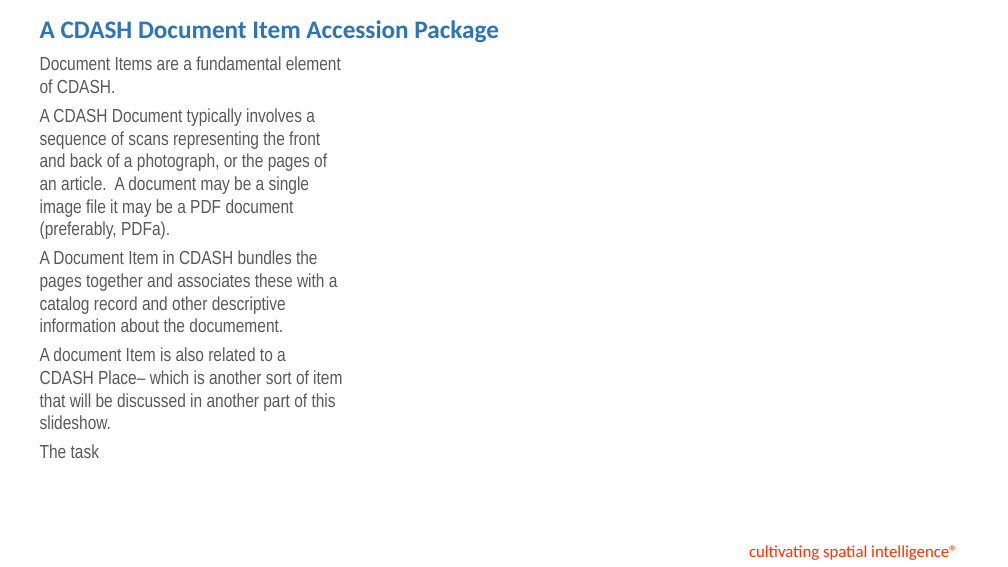
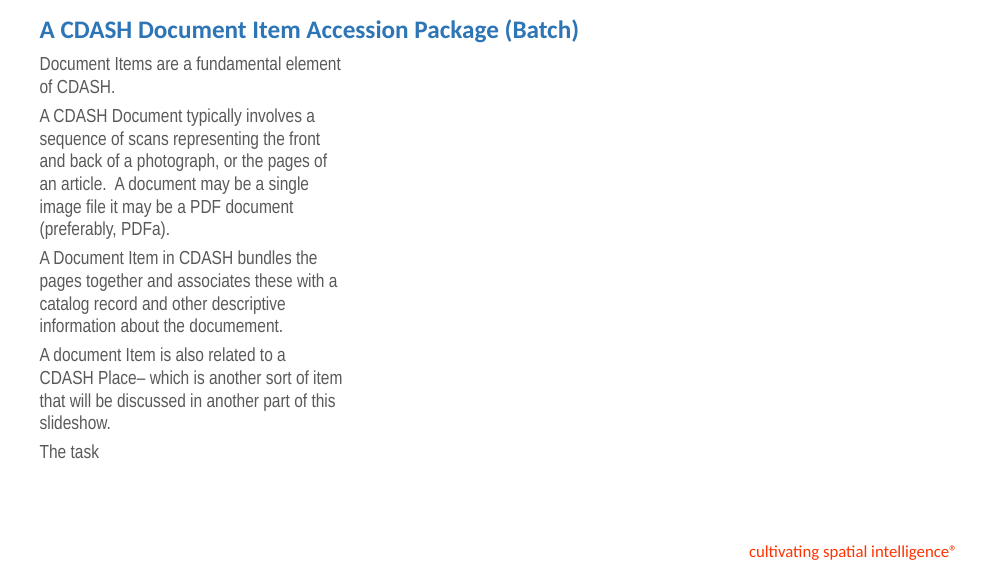
Before and after one commit to C-Dash/Documentation, a slide deck: slide 19 of slideshow/CDashSlideshow_20230109.pptx. Drawn at 1008x567 pixels with LibreOffice and Linux fonts; fonts in the diff are those of the drawing; background and template pictures are left out. Boxes give left, top, right and bottom in pixels: in the first picture for what was removed or moved away, otherwise in the second. Text is boxed around its words. In the diff, an @@ line names an element or a change of style, - is before the commit and + after.

```diff
--- a/slideshow/CDashSlideshow_20230109.pptx
+++ b/slideshow/CDashSlideshow_20230109.pptx
@@ text at [40, 19, 579, 43]: text changed @@
-A CDASH Document Item Accession Package
+A CDASH Document Item Accession Package (Batch)
```
Also in this commit, not shown: 17 other slides changed, 5 other files.
